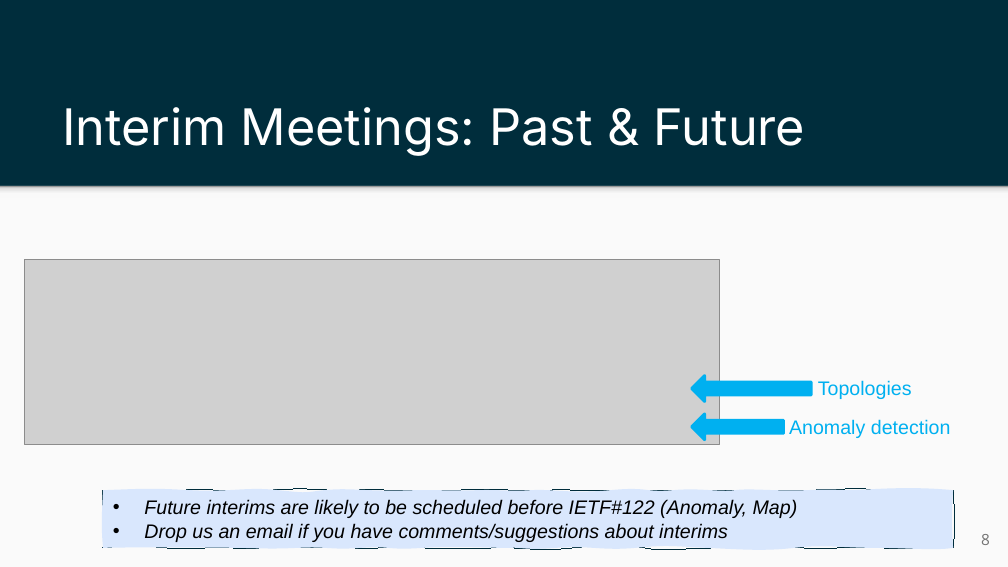
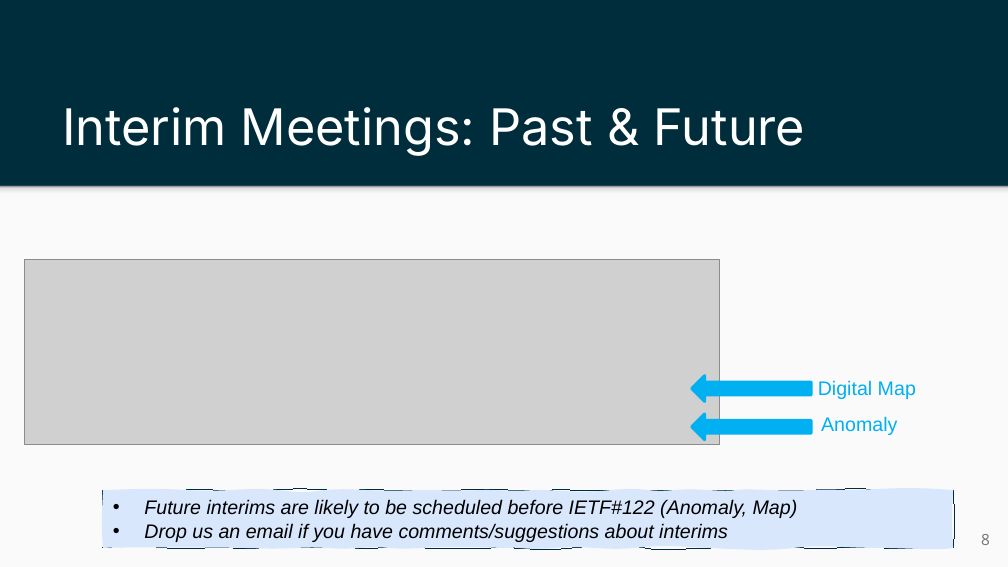
Before and after one commit to ietf-wg-nmop/IETF-Meetings, a slide deck: slide 8 of 121/nmop-chairs-slides-session-1.pptx. Drawn at 1008x567 pixels with LibreOffice and Linux fonts; fonts in the diff are those of the drawing; grey boxes stand for pictures. Boxes give left, top, right and bottom in pixels: in the first picture for what was removed or moved away, otherwise in the second. Text is boxed around its words. In the diff, an @@ line names an element or a change of style, - is before the commit and + after.

Commit message:
consistent interim meeting naming

```diff
--- a/121/nmop-chairs-slides-session-1.pptx
+++ b/121/nmop-chairs-slides-session-1.pptx
@@ text at [818,380,916,399]: text changed @@
-Topologies
+Digital Map
@@ left arrow: place and size @@
-left arrow at [691,414,783,440]
+left arrow at [691,414,811,440]
@@ text at [821,416,897,435]: text changed @@
-Anomaly detection
+Anomaly
```
Also in this commit, not shown: 1 other slide changed.
